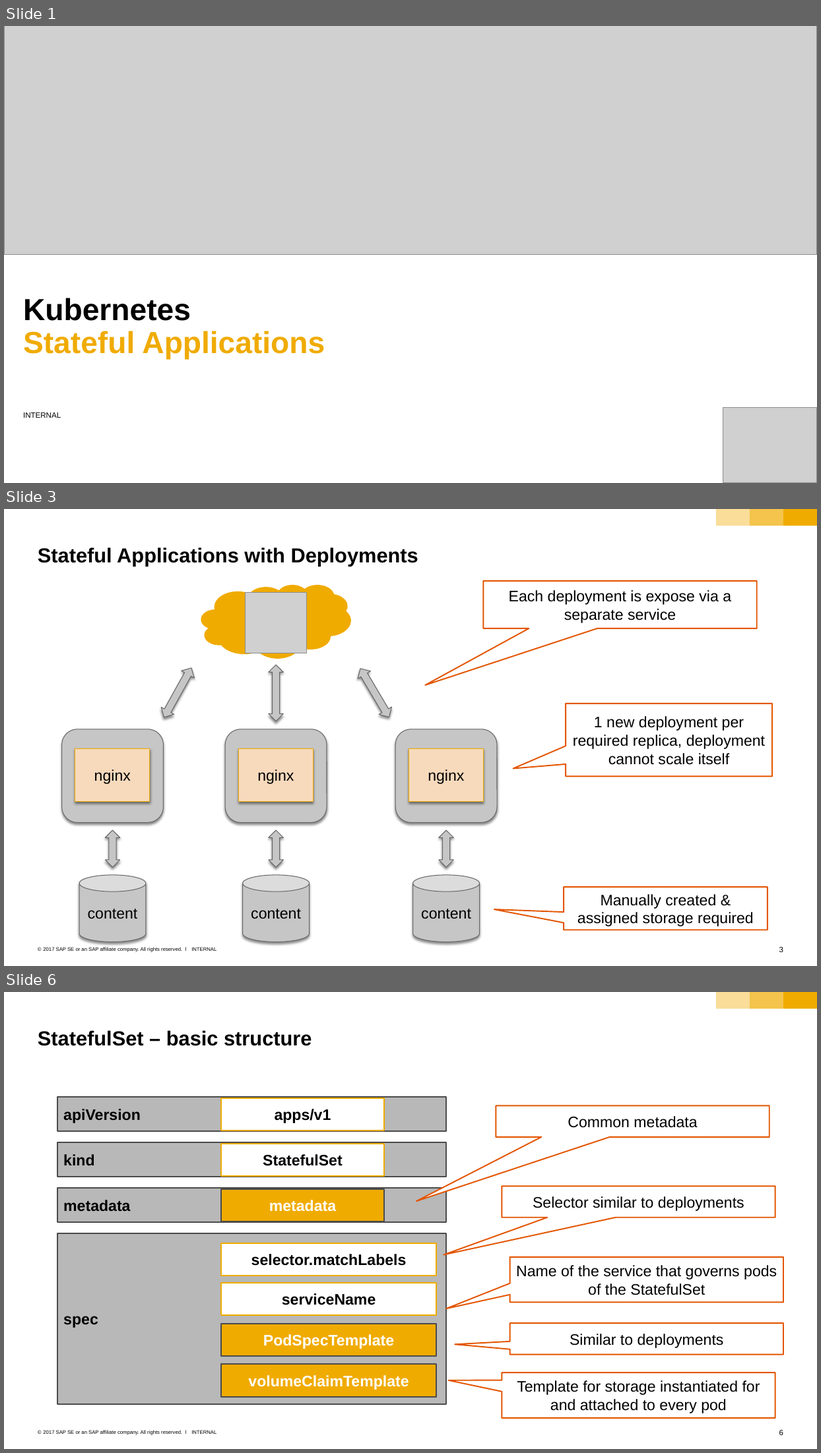
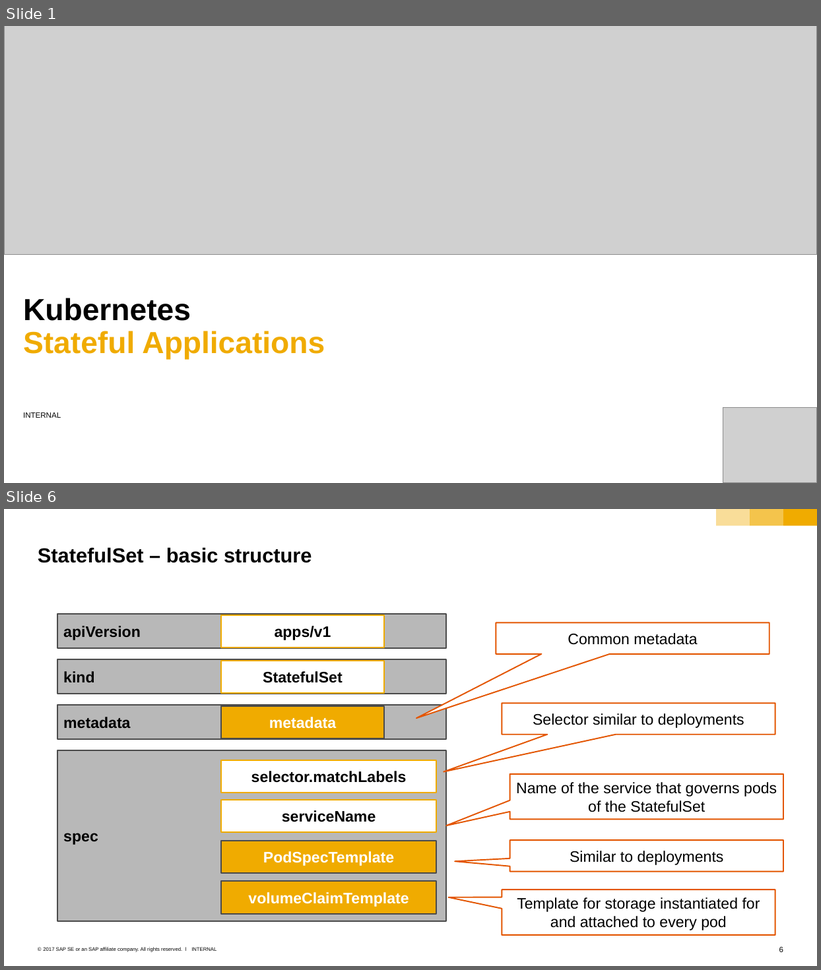
Before and after one commit to cuijiyao01/docker-k8s-training, a slide deck: kubernetes/10_statefulset.pptx. Shown one above the other, each under a label of ours: slides 1, 3 and 6 before the commit, slides 1 and 6 after it; the slides between them are not shown. The pictures are 821x1453 and 821x970 pixels, drawn with LibreOffice and Linux fonts; fonts in the diff are those of the drawing; grey boxes stand for pictures; background and template pictures are left out. Boxes give left, top, right and bottom in pixels: in the first picture for what was removed or moved away, otherwise in the second. Text is boxed around its words. In the diff, an @@ line names an element or a change of style, - is before the commit and + after.

```diff
--- a/kubernetes/10_statefulset.pptx
+++ b/kubernetes/10_statefulset.pptx
@@ slide 3 removed at bbox=[4, 509, 817, 966], background #FFFFFF; not listed: 6 template elements that a slide beside it also shows @@
@@ title removed at bbox=[38, 547, 418, 566] @@
-Stateful Applications with Deployments
@@ cloud removed at bbox=[201, 585, 350, 658] @@
@@ speech box removed at bbox=[483, 581, 757, 628] @@
-Each deployment is expose via a separate service
@@ picture removed at bbox=[246, 593, 306, 654] @@
@@ up down arrow removed at bbox=[158, 665, 198, 721] @@
@@ up down arrow removed at bbox=[269, 665, 283, 722] @@
@@ up down arrow removed at bbox=[354, 665, 395, 721] @@
@@ speech box removed at bbox=[566, 704, 772, 776] @@
-1 new deployment per required replica, deployment cannot scale itself
@@ rounded rectangle removed at bbox=[62, 729, 164, 823] @@
@@ rounded rectangle removed at bbox=[225, 729, 327, 823] @@
@@ rounded rectangle removed at bbox=[395, 729, 497, 823] @@
@@ rectangle removed at bbox=[75, 749, 150, 801] @@
-nginx
@@ rectangle removed at bbox=[239, 749, 313, 801] @@
-nginx
@@ rectangle removed at bbox=[409, 749, 483, 801] @@
-nginx
@@ up down arrow removed at bbox=[105, 830, 120, 867] @@
@@ up down arrow removed at bbox=[269, 830, 283, 867] @@
@@ up down arrow removed at bbox=[438, 830, 453, 867] @@
@@ cylinder removed at bbox=[80, 875, 146, 943] @@
-content
@@ cylinder removed at bbox=[243, 875, 310, 943] @@
-content
@@ cylinder removed at bbox=[413, 875, 479, 943] @@
-content
@@ speech box removed at bbox=[564, 887, 767, 929] @@
-Manually created & assigned storage required
```
Also in this commit, not shown: 1 slide changed, 3 slides added, 3 other slides removed.
